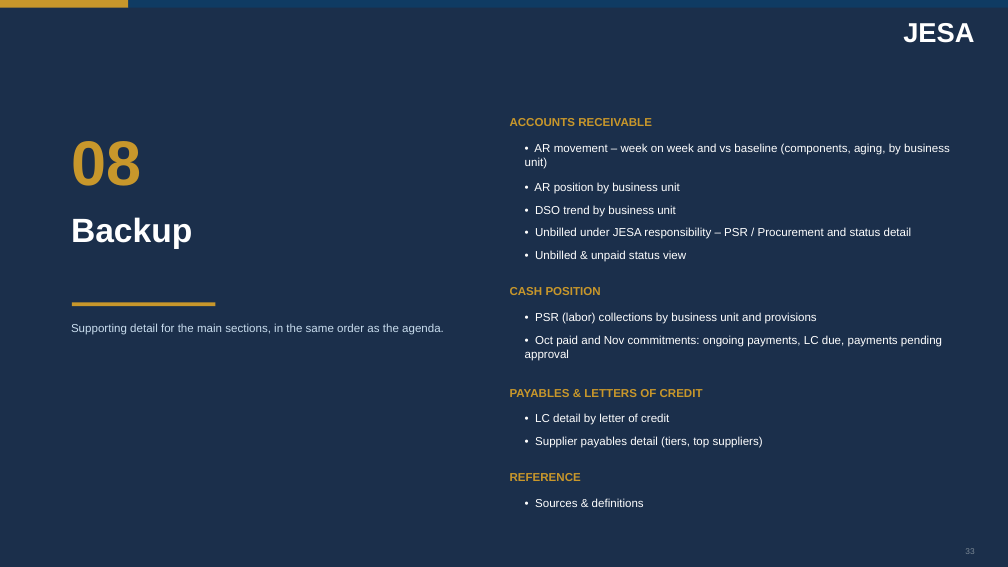
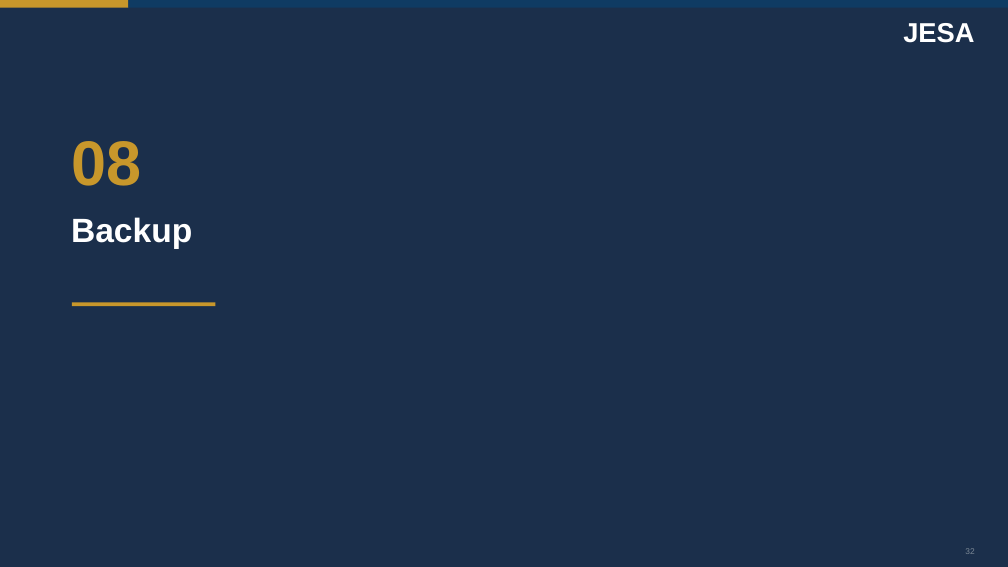
Before and after one commit to cherkaouihassan-art/Skills-Repo, a slide deck: slide 32 of weekly-ar-cash-deck/output/JESA_AR_Cash_Position_Nov_W3_2026-11-18.pptx (slide 33 before the commit). Drawn at 1008x567 pixels with LibreOffice and Linux fonts; fonts in the diff are those of the drawing. Boxes give left, top, right and bottom in pixels: in the first picture for what was removed or moved away, otherwise in the second. Text is boxed around its words. In the diff, an @@ line names an element or a change of style, - is before the commit and + after.

```diff
--- a/weekly-ar-cash-deck/output/JESA_AR_Cash_Position_Nov_W3_2026-11-18.pptx
+++ b/weekly-ar-cash-deck/output/JESA_AR_Cash_Position_Nov_W3_2026-11-18.pptx
@@ text removed at (510,118,652,126) @@
-ACCOUNTS RECEIVABLE
@@ text removed at (525,143,950,169) @@
-• AR movement – week on week and vs baseline (components, aging, by business unit)
@@ text removed at (534,182,680,194) @@
-• AR position by business unit
@@ text removed at (535,205,676,217) @@
-• DSO trend by business unit
@@ text removed at (535,227,912,239) @@
-• Unbilled under JESA responsibility – PSR / Procurement and status detail
@@ text removed at (535,250,686,262) @@
-• Unbilled & unpaid status view
@@ text removed at (510,287,601,295) @@
-CASH POSITION
@@ text removed at (71,323,444,335) @@
-Supporting detail for the main sections, in the same order as the agenda.
@@ text removed at (535,312,817,324) @@
-• PSR (labor) collections by business unit and provisions
@@ text removed at (525,335,942,361) @@
-• Oct paid and Nov commitments: ongoing payments, LC due, payments pending approval
@@ text removed at (510,389,703,397) @@
-PAYABLES & LETTERS OF CREDIT
@@ text removed at (535,413,669,425) @@
-• LC detail by letter of credit
@@ text removed at (535,436,763,448) @@
-• Supplier payables detail (tiers, top suppliers)
@@ text removed at (510,473,581,481) @@
-REFERENCE
@@ text removed at (535,498,644,507) @@
-• Sources & definitions
```
Also in this commit, not shown: 31 other slides changed, 2 slides removed, 4 other files.
